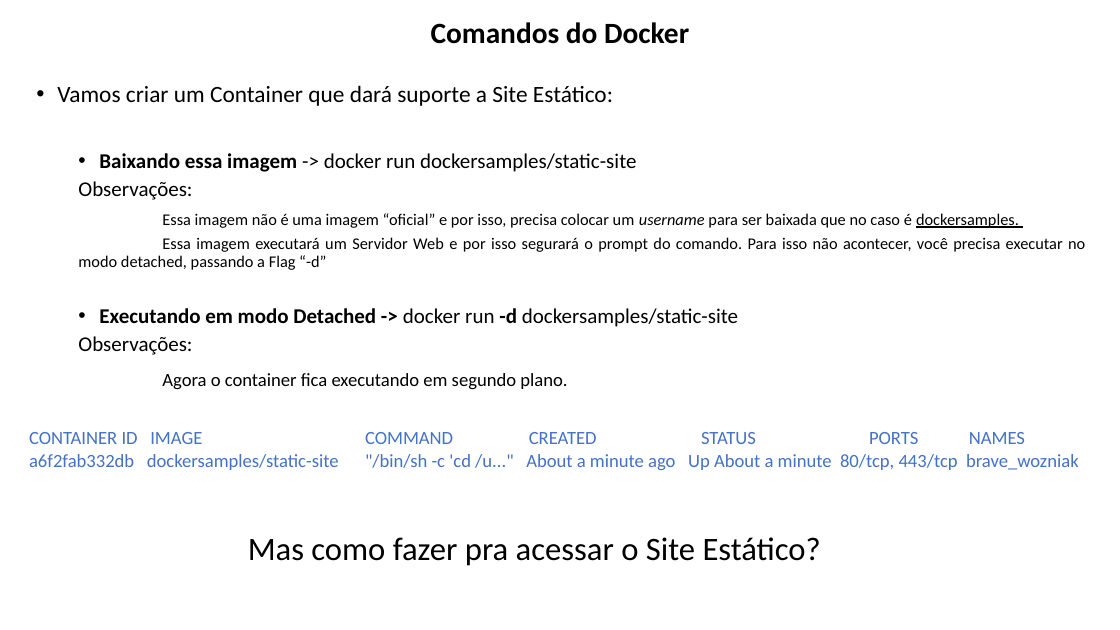
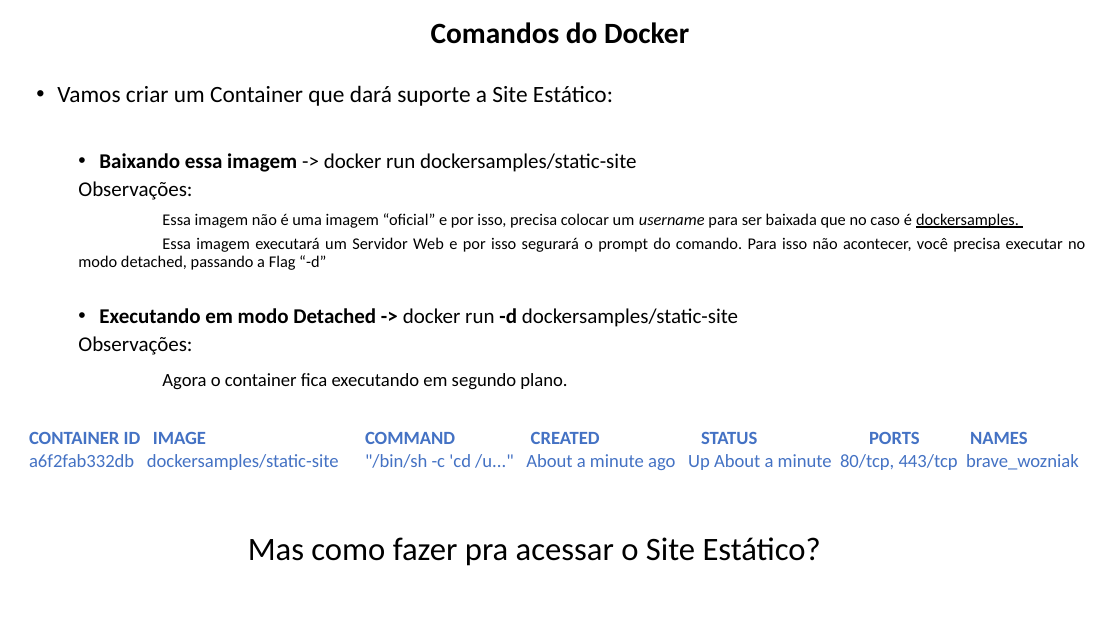
Before and after one commit to lacsousa/learning-docker, a slide deck: slide 12 of docs/docker-resumo.pptx. Drawn at 1120x630 pixels with LibreOffice and Linux fonts; fonts in the diff are those of the drawing. Boxes give left, top, right and bottom in pixels: in the first picture for what was removed or moved away, otherwise in the second. Text is boxed around its words. In the diff, an @@ line names an element or a change of style, - is before the commit and + after.

```diff
--- a/docs/docker-resumo.pptx
+++ b/docs/docker-resumo.pptx
@@ text at [29,432,1027,444]: bold on in "CONTAINER ID IMAGE COMMAND CREATED STATUS PORTS ..." @@
```
Also in this commit, not shown: 4 other slides changed, 1 slide added.
